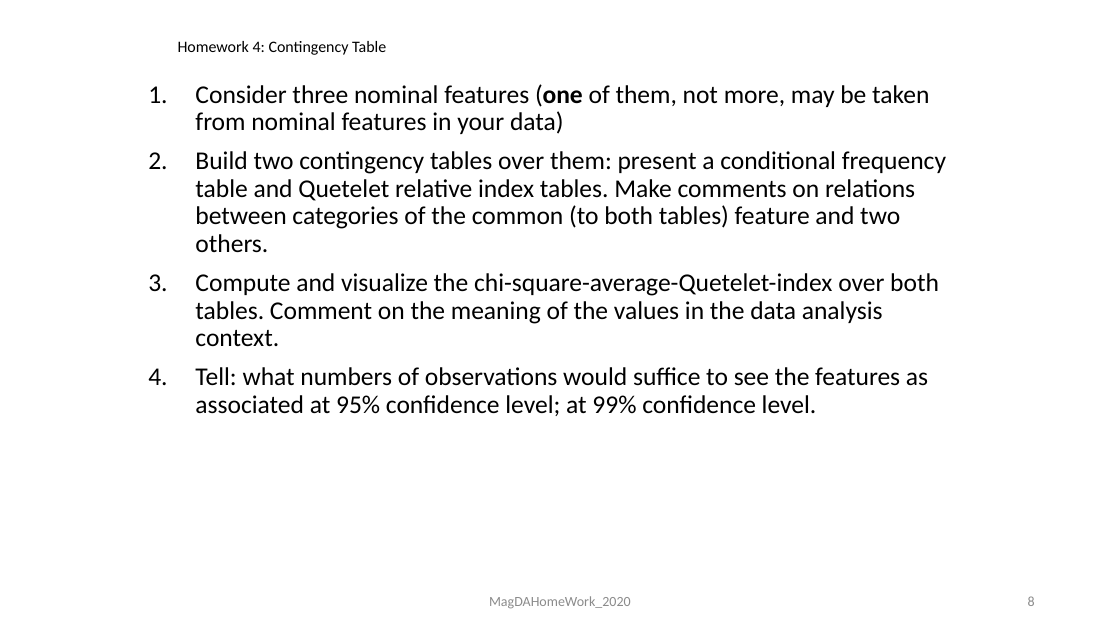
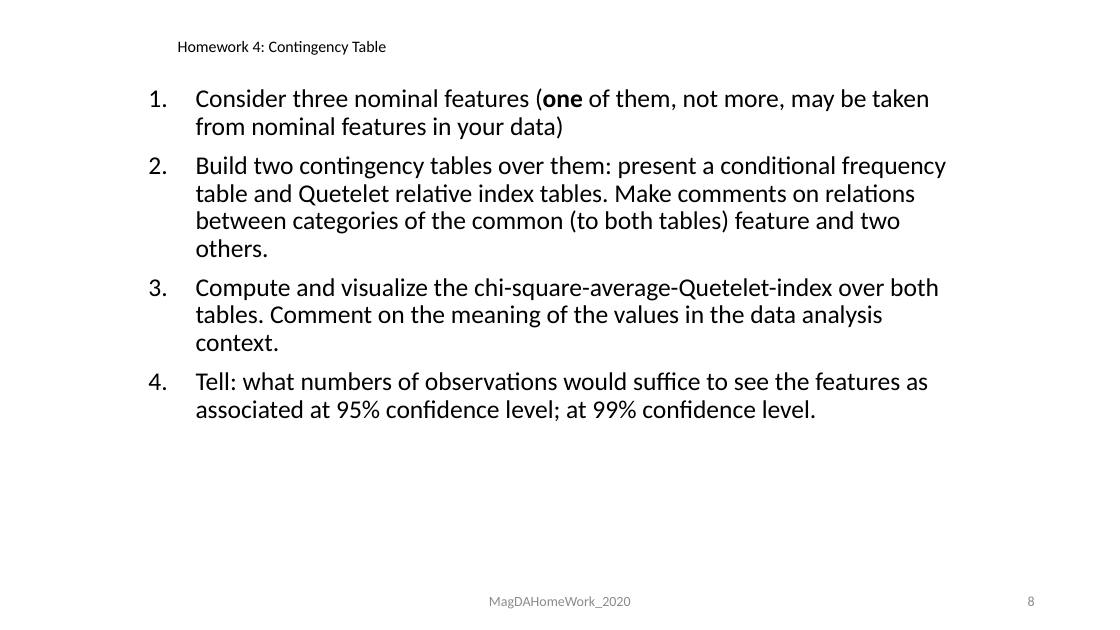
Before and after one commit to Sorooshi/Modern_Methods_of_Data_Analysis, a slide deck: slide 8 of slides/Home Work 2020.pptx. Drawn at 1120x630 pixels with LibreOffice and Linux fonts; fonts in the diff are those of the drawing. Boxes give left, top, right and bottom in pixels: in the first picture for what was removed or moved away, otherwise in the second. Text is boxed around its words. In the diff, an @@ line names an element or a change of style, - is before the commit and + after.

Commit message:
Contingency

```diff
--- a/slides/Home Work 2020.pptx
+++ b/slides/Home Work 2020.pptx
@@ text "Consider three nominal features (one ...": place and size @@
-text "Consider three nominal features (one ..." at (195,84,946,416)
+text "Consider three nominal features (one ..." at (196,88,946,421)
```
Also in this commit, not shown: 3 other files.
